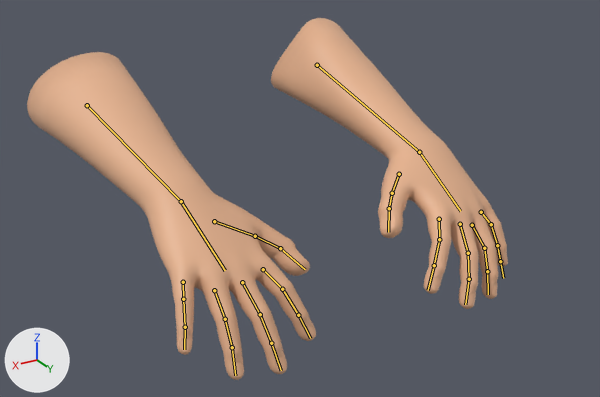
Renders of the FBX model 3D建模/拍肩膀.fbx from each side of a commit.
Rendered twice from a camera (50 mm lens) standing at (-0.34, 1.129, 0.681) and looking at (-0.86, 0.263, 0.249). Lighting does not change. The marker at lower left points along +X, +Y and +Z. The picture after the commit comes second. The bones that change, and the others that lie on the model, are drawn over the model as lines.

The first picture shows 'Male.001', 'Male.003'.
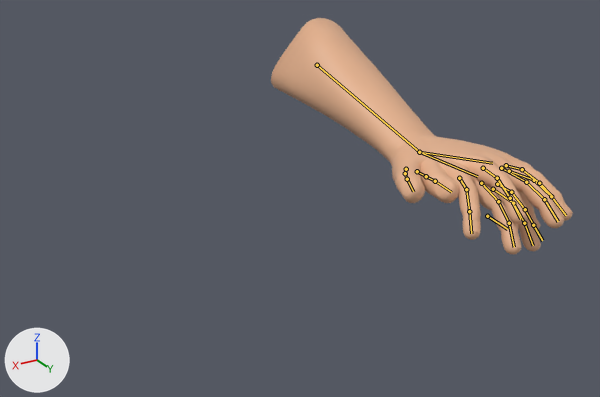
The newer file adds an action. The first version stands in its rest pose; the second is drawn at frame 10 of the action '骨架.001|骨架Action'.

Changed parts and their boxes [x1, y1, x2, y2] in the pictures (600 x 397 px):
'Male.003', posed: before [27, 52, 316, 380]; after [326, 19, 573, 228]
'Male.001', posed (14% wider, 19% shorter): before [271, 18, 508, 309]; after [271, 18, 541, 254]
bone 'Bone.001_L', root to tip: before (181, 201) to (225, 270); after (419, 152) to (492, 163)
bone 'Bone.001_L', root to tip: before (419, 152) to (460, 211); after (419, 152) to (477, 176)

The change in detail:
Object '骨架' (bone_rig_object) moves from (-0.681, 0.119, 0.48) to (-1.067, 0.13, 0.48).
Object '骨架' (bone_rig_object) turns from (-25, -74, 111) to (25, 112, 123) degrees about its own x, y and z.
Object '骨架' (bone_rig_object) is rescaled from (-0.316, -0.316, -0.316) to (0.316, 0.315, 0.312).
Bone 'Bone.001_L' (bone_bone_001_l) turns from (0, 0, 0) to (-16, 3, 35) degrees about its own x, y and z.
Bone 'Bone.001_L' (bone_bone_001_l_) turns from (0, 0, 0) to (-1, -5, 27) degrees about its own x, y and z.
